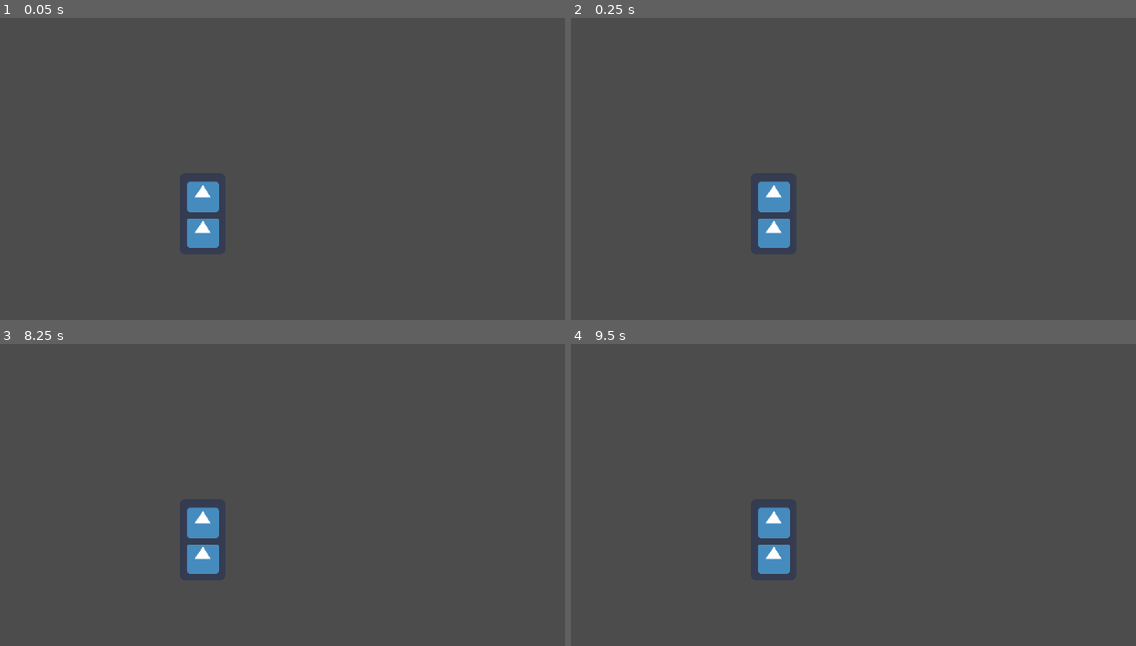
Above: before the commit, frames 1-4 (two rows, left to right).
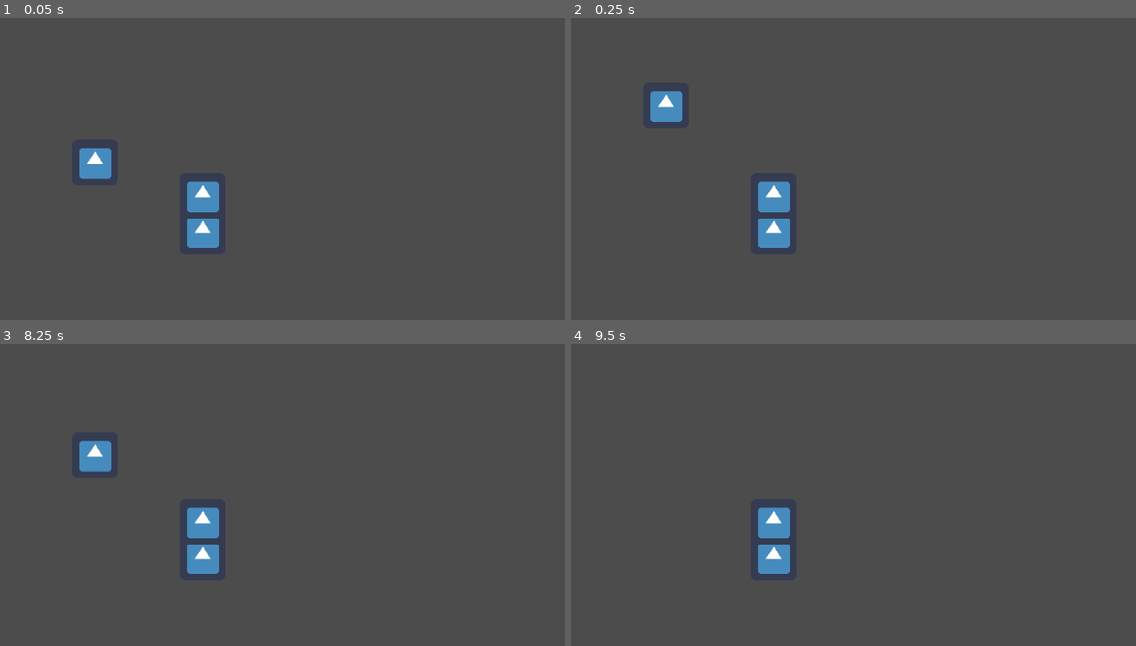
Above: after the commit, the same moments.

Repository: killicolin/SCI-GJ-3
Game: Godot game, scene res://Level1.tscn
Same seed, same stepped clock (60 frames per second), same inputs: the game is played once before the commit and once after it. The engine's default icon, where the game draws it, is replaced by a stand-in: a white triangle on a blue panel in a dark square.
Inputs:
- Up to frame 1 (0.05 s): no input
- Up to frame 2 (0.25 s): no input
- Up to frame 3 (8.25 s): tap Enter at 0.5, 5 s; hold Right (p1_right) 0.53-1.28 s; hold Space (p1_action) 0.53-1.28 s; tap Down (p1_stop) at 1.35 s; tap Space (p1_action) at 2, 4.35 s; hold Q (p2_action) 2.03-2.78 s; hold Right (p1_right) 2.03-3.53 s; tap D (p2_right) at 2.85, 6.6 s; hold S (p2_stop) 3.53-4.28 s; hold Down (p1_stop) 5.03-5.78 s; hold Right (p1_right) 5.78-8 s; tap Q (p2_action) at 5.85 s; tap S (p2_stop) at 7.35 s; click "Play again" at 8 s
- Up to frame 4 (9.5 s): hold Space (p1_action) from 8.78 s (still down)

The runs differ from the first frame. In frame 1, 0.6% of the frame differs, in the area x 14-20%, y 42-54%; in frame 2, 0.6%; in frame 3, 0.6%; in frame 4, nothing differs.

Commit message:
timer correction

Diff:
--- a/Level1.gd
+++ b/Level1.gd
@@ -5,8 +5,9 @@
 # var a = 2
 # var b = "text"
 onready var robotScene = load("res://Robot.tscn")
+onready var sunScene = load("res://Sun.tscn")
 
-
+onready var sun = sunScene.instance()
 onready var p1 = robotScene.instance()
 onready var p2 = robotScene.instance()
 
@@ -24,6 +25,17 @@
 	$mainCamera.p1 = p1
 	$mainCamera.p2 = p2
 
+	sun.connect("pertubation_on", self, "_on_perturbation_received")
+	sun.connect("pertubation_off", self, "_on_perturbation_stopped")
+
+	add_child(sun)
+
+func _on_perturbation_received():
+	print("PERTURBATION IS ON")
+
+func _on_perturbation_stopped():
+	print("PERTURBATION IS OFF")
+
 
 func _on_endingArea_body_entered(body):
 	if body is KinematicBody2D:
--- a/PlayerRobot.gd
+++ b/PlayerRobot.gd
@@ -6,6 +6,7 @@
 var state = "stop"
 
 var robotDisabled = false
+
 
 func ready():
 	if player == "p2":
--- a/Sun.gd
+++ b/Sun.gd
@@ -28,9 +28,12 @@
 
 func emit_on():
 	emit_signal("pertubation_on")
+	print("signal on")
 
 func emit_off():
 	emit_signal("pertubation_off")
+	print("signal off")
+
 
 func small_solar_perturbation():
 	#print_debug("is_arrive")
@@ -45,6 +48,9 @@
 	time_perturbating.set_wait_time(time_small_perturbation_on_moon)
 	#unset state perturbating
 	time_perturbating.connect("timeout", self, "emit_off")
+	self.add_child(time_perturbating)
+	time_perturbating.start()
+
 	determinate_next_perturbation()
 
 func medium_solar_perturbation():
@@ -55,11 +61,16 @@
 	determinate_arriving_on_moon(time_to_wait)
 	#set state perturbating
 	time_to_wait.connect("timeout", self, "emit_on")
+
 	var time_perturbating = Timer.new()
 	time_perturbating.set_one_shot(true)
 	time_perturbating.set_wait_time(time_medium_perturbation_on_moon)
 	#unset state perturbating
 	time_perturbating.connect("timeout", self, "emit_off")
+	self.add_child(time_perturbating)
+
+	time_perturbating.start()
+
 	determinate_next_perturbation()
 
 func big_solar_perturbation():
@@ -75,6 +86,9 @@
 	time_perturbating.set_wait_time(time_big_perturbation_on_moon)
 	#unset state perturbating
 	time_perturbating.connect("timeout", self, "emit_off")
+	self.add_child(time_perturbating)
+
+	time_perturbating.start()
 	determinate_next_perturbation()
 
 func determinate_arriving_on_moon(time_to_wait):
@@ -82,6 +96,8 @@
 	var my_random_time_to_wait = rng.randf_range(time_arriving_on_moon_min, time_arriving_on_moon_max)
 	time_to_wait.set_one_shot(true)
 	time_to_wait.set_wait_time(my_random_time_to_wait)
+	self.add_child(time_to_wait)
+	time_to_wait.start()
 
 func determinate_next_perturbation():
 	var my_random_time_to_wait = rng.randf_range(time_between_perturbation_min, time_between_perturbation_max)
--- a/Sun.tscn
+++ b/Sun.tscn
@@ -6,9 +6,19 @@
 
 [sub_resource type="SpriteFrames" id=1]
 animations = [ {
+"frames": [ ExtResource( 4 ) ],
+"loop": true,
+"name": "big",
+"speed": 5.0
+}, {
+"frames": [ ExtResource( 4 ) ],
+"loop": true,
+"name": "little",
+"speed": 5.0
+}, {
 "frames": [ ExtResource( 4 ), ExtResource( 1 ) ],
 "loop": true,
-"name": "default",
+"name": "medium",
 "speed": 5.0
 } ]
 
@@ -19,3 +29,6 @@
 
 [node name="AnimatedSprite" type="AnimatedSprite" parent="."]
 frames = SubResource( 1 )
+animation = "big"
+
+[node name="emitSignalsTimer" type="Timer" parent="."]
